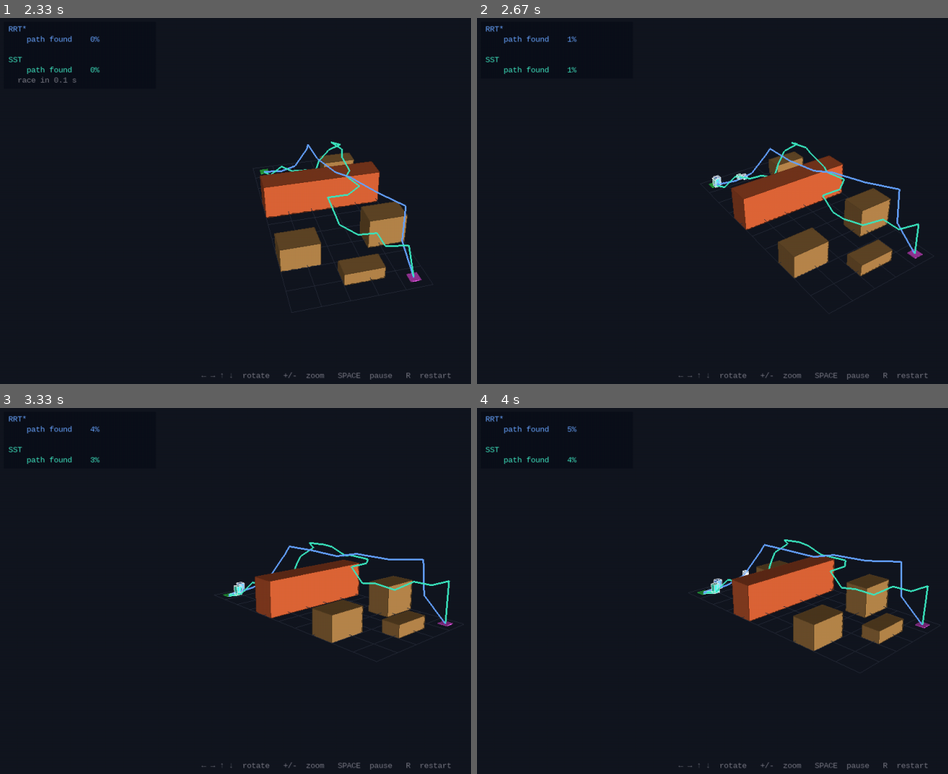
Above: before the commit, frames 1-4 (two rows, left to right).
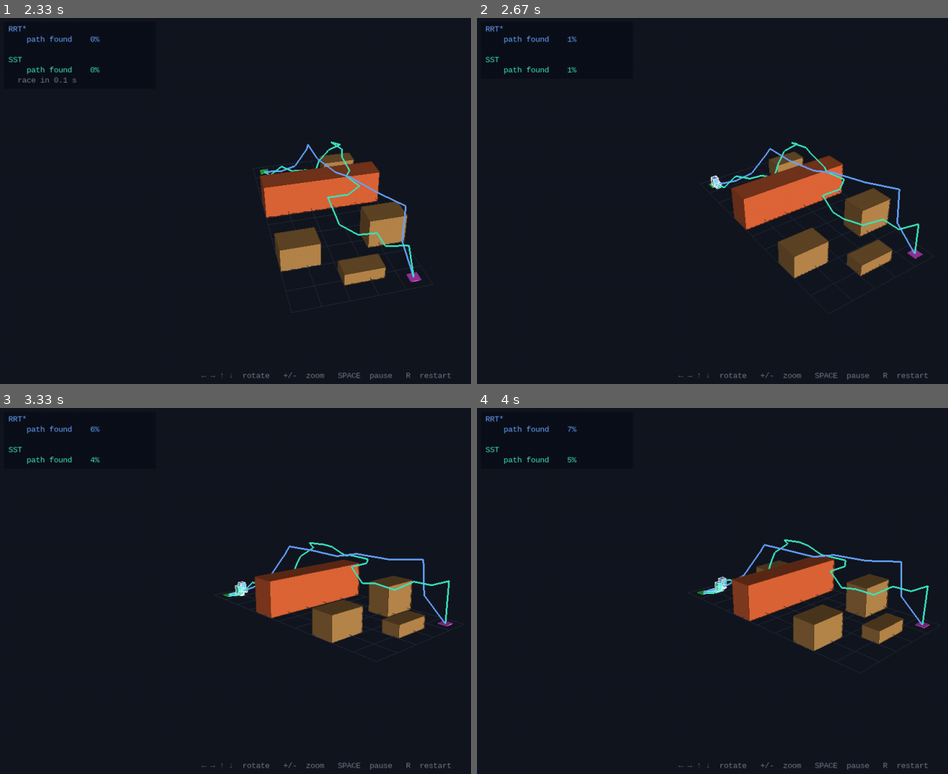
Above: after the commit, the same moments.

Repository: alexandrelheinen/arco
Game: pygame game, started from tools/simulator/main/ppp.py
Two runs of this game, one before a commit and one after it. Both use one fixed random seed, a clock stepped at 60 frames per second and the inputs below.
Inputs:
- Up to frame 1 (2.33 s): tap Space at 0.33, 0.67, 1.07, 1.37, 1.57, 1.9, 2.2 s; hold Right 1-1.47 s; hold Up 1.5-1.8 s; hold Right 1.83-2.3 s; tap - at 1.98 s
- Up to frame 2 (2.67 s): hold Left from 2.33 s (still down); tap Space at 2.4 s
- Up to frame 3 (3.33 s): tap Space at 2.7, 2.97, 3.3 s; release Left at 2.87 s; hold Down 2.9-3.2 s; hold Left from 3.23 s (still down)
- Up to frame 4 (4 s): tap - at 3.38 s; tap Space at 3.6, 3.73 s; release Left at 3.63 s; hold Up from 3.67 s (still down)

Frame 1 is identical in both runs. In frame 2, 0.1% of the frame differs, in the area x 49-58%, y 42-47%; in frame 3, 0.1%; in frame 4, 0.2%, in the area x 19-58%, y 5-51%.

Commit message:
build: add realistic parameters to the PPP robot

Diff:
--- a/tools/config/ppp.yml
+++ b/tools/config/ppp.yml
@@ -26,3 +26,26 @@
 rrt_max_sample_count: 10000
 sst_max_sample_count: 8000
 witness_radius: 0.7
+
+# ---------------------------------------------------------------------------
+# Simulation / visualisation parameters
+# ---------------------------------------------------------------------------
+
+# Speed at which the carrot target advances along the planned path (m/s).
+race_speed: 2.0
+
+# Maximum speed per prismatic joint axis (m/s).
+max_joint_vel: 3.0
+
+# Maximum acceleration per prismatic joint axis (m/s^2).
+# At dt = 0.05 s this allows ramp-up in ~0.75 s, keeping the carrot
+# only ~1.5 m ahead while producing visible corner-rounding.
+max_joint_acc: 4.0
+
+# Maximum Euclidean distance the carrot may lead the robot (m).
+# The carrot pauses when the robot lags behind this threshold,
+# preventing it from running to the goal while the robot goes straight.
+max_carrot_lag: 2.0
+
+# Robot is considered to have reached the goal when within this distance (m).
+goal_reach_dist: 0.5
--- a/tools/config/vehicle.yml
+++ b/tools/config/vehicle.yml
@@ -5,5 +5,5 @@
   max_turn_rate: 90.0  # deg/s
   max_accel: 1.5  # m/s² (safe indoor acceleration)
   max_turn_rate_dot: 3600.0  # deg/s² (very high to avoid limiting turn rate changes)
-  goal_radius: 3.0  # m (> 10 timesteps at cruise speed; robust pure-pursuit stopping)
+  goal_radius: 1.0  # m (> 10 timesteps at cruise speed; robust pure-pursuit stopping)
   curvature_gain: 3.0  # m  (v = cruise speed / (1 + gain * |κ|); 0 = constant speed)
--- a/tools/simulator/main/ppp.py
+++ b/tools/simulator/main/ppp.py
@@ -126,8 +126,6 @@
 
 _HOLD_SECS: float = 2.0
 _POST_FINISH_SECS: float = 2.5
-_RACE_SPEED: float = 1.5  # m/s along arc length
-_LOOKAHEAD_DIST: float = 3.0  # metres ahead for lookahead marker
 
 # Camera defaults
 _CAM_AZIM: float = math.radians(40)
@@ -141,7 +139,7 @@
 # Small positive epsilon used to guard against division by zero in
 # arc-length interpolation (any segment shorter than this is treated
 # as zero-length).
-_EPSILON: float = 1e-9
+_EPSILON: float = 1e-3
 
 # OpenGL colours (float 0-1)
 _C_TRAIL_RRT = (0.60, 0.80, 1.00)  # brighter variant of _C_RRT
@@ -705,56 +703,58 @@
     return path[-1].copy(), True
 
 
-def _path_trail(
-    path: list[np.ndarray],
-    arcs: list[float],
-    dist: float,
-) -> list[np.ndarray]:
-    """Return the traveled portion of *path* up to arc-length *dist*.
-
-    Args:
-        path: Ordered list of 3-D waypoints.
-        arcs: Precomputed cumulative arc lengths.
-        dist: Current arc-length distance from the path start.
-
-    Returns:
-        Sub-list of waypoints from the start up to *dist*, with a linearly
-        interpolated end point appended when *dist* falls inside a segment.
-    """
-    if dist <= 0.0 or len(path) < 2:
-        return []
-    trail: list[np.ndarray] = [path[0]]
-    for i in range(1, len(path)):
-        if arcs[i] <= dist:
-            trail.append(path[i])
+class PPPRobot:
+    """PPP gantry robot with independent per-axis velocity/acceleration limits.
+
+    Each prismatic joint (x, y, z) is driven independently toward a moving
+    carrot target on the planned path.  Acceleration limits prevent
+    instantaneous velocity changes, so the end-effector lags and rounds
+    corners — producing a visible trail that diverges from the geometric plan.
+
+    Args:
+        start: Initial 3-D end-effector position.
+        max_vel: Maximum speed per axis in m/s.
+        max_acc: Maximum acceleration per axis in m/s².
+    """
+
+    def __init__(
+        self,
+        start: np.ndarray,
+        max_vel: float,
+        max_acc: float,
+    ) -> None:
+        self.pos: np.ndarray = start.astype(float).copy()
+        self.vel: np.ndarray = np.zeros(3)
+        self._max_vel = max_vel
+        self._max_acc = max_acc
+
+    def step(self, target: np.ndarray, dt: float) -> None:
+        """Advance one timestep toward *target* with per-axis limits.
+
+        Computes the desired velocity directed at *target* at full
+        :attr:`_max_vel`, then applies a per-axis acceleration clamp so
+        velocity changes are limited to :attr:`_max_acc` * *dt* per step.
+        This causes the carrot-chasing behaviour to round path corners and
+        show visible acceleration and deceleration phases.
+
+        Args:
+            target: 3-D carrot position on the planned path.
+            dt: Integration timestep in seconds.
+        """
+        err = target - self.pos
+        dist = float(np.linalg.norm(err))
+        if dist < 1e-6:
+            desired_vel = np.zeros(3)
         else:
-            seg = arcs[i] - arcs[i - 1]
-            t = (dist - arcs[i - 1]) / max(seg, _EPSILON)
-            trail.append(path[i - 1] + t * (path[i] - path[i - 1]))
-            break
-    return trail
-
-
-def _path_lookahead(
-    path: list[np.ndarray],
-    arcs: list[float],
-    dist: float,
-    la_dist: float,
-) -> np.ndarray:
-    """Return the lookahead point *la_dist* metres ahead of *dist*.
-
-    Args:
-        path: Ordered list of 3-D waypoints.
-        arcs: Precomputed cumulative arc lengths.
-        dist: Current arc-length distance from the path start.
-        la_dist: Look-ahead distance in metres.
-
-    Returns:
-        Interpolated 3-D position on the path at ``dist + la_dist``,
-        clamped to the path end.
-    """
-    pos, _ = _path_pos(path, arcs, min(dist + la_dist, arcs[-1]))
-    return pos
+            desired_vel = (err / dist) * self._max_vel
+        # Apply a magnitude-based acceleration limit.
+        dv = desired_vel - self.vel
+        dv_norm = float(np.linalg.norm(dv))
+        max_dv = self._max_acc * dt
+        if dv_norm > max_dv:
+            dv = dv * (max_dv / dv_norm)
+        self.vel = np.clip(self.vel + dv, -self._max_vel, self._max_vel)
+        self.pos = self.pos + self.vel * dt
 
 
 def _draw_lookahead_3d(pos: np.ndarray, r: float, g: float, b: float) -> None:
@@ -782,6 +782,7 @@
 
 def run_race(
     scene: PPPScene,
+    cfg: dict,
     *,
     fps: int = 30,
     dt: float = 0.05,
@@ -794,7 +795,8 @@
     :data:`_HOLD_SECS` seconds.
 
     Phase 2 — **race**: both end-effectors advance simultaneously at
-    :data:`_RACE_SPEED` m/s; the first to reach the goal wins.
+    the ``race_speed`` configured in ``ppp.yml``; the first to reach
+    the goal wins.
 
     Phase 3 — **winner**: a banner is shown for :data:`_POST_FINISH_SECS`
     seconds before the simulation exits.
@@ -804,13 +806,20 @@
 
     Args:
         scene: Fully built :class:`~scenes.ppp.PPPScene`.
+        cfg: Configuration dict loaded from ``tools/config/ppp.yml``.
         fps: Target frame rate in frames per second.
         dt: Simulation timestep in seconds.
         record: Output MP4 path.  Empty string = interactive mode.
-        record_duration: Maximum recording duration in seconds.
+        record_duration: Maximum recording length in seconds.
     """
     recording = bool(record)
     max_frames = int(fps * record_duration)
+
+    race_speed = float(cfg["race_speed"])
+    max_joint_vel = float(cfg["max_joint_vel"])
+    max_joint_acc = float(cfg["max_joint_acc"])
+    max_carrot_lag = float(cfg["max_carrot_lag"])
+    goal_reach_dist = float(cfg["goal_reach_dist"])
 
     pygame.init()
     sw, sh = _DEFAULT_SCREEN_W, _DEFAULT_SCREEN_H
@@ -843,12 +852,15 @@
 
     # Race state
     hold_timer = 0.0
-    rrt_dist = 0.0
-    sst_dist = 0.0
-    rrt_pos = scene.start.copy()
-    sst_pos = scene.start.copy()
-    rrt_trail: list[np.ndarray] = []
-    sst_trail: list[np.ndarray] = []
+    rrt_robot = PPPRobot(scene.start, max_joint_vel, max_joint_acc)
+    sst_robot = PPPRobot(scene.start, max_joint_vel, max_joint_acc)
+    rrt_carrot_dist = 0.0
+    sst_carrot_dist = 0.0
+    rrt_carrot = scene.start.copy()
+    sst_carrot = scene.start.copy()
+    # Actual end-effector position histories (not the planned path).
+    rrt_trail: list[np.ndarray] = [scene.start.copy()]
+    sst_trail: list[np.ndarray] = [scene.start.copy()]
     rrt_done = False
     sst_done = False
     winner: str = ""
@@ -877,11 +889,15 @@
                         paused = not paused
                     elif event.key == pygame.K_r:
                         camera = Camera3D()
-                        hold_timer = rrt_dist = sst_dist = 0.0
-                        rrt_pos = scene.start.copy()
-                        sst_pos = scene.start.copy()
-                        rrt_trail = []
-                        sst_trail = []
+                        hold_timer = 0.0
+                        rrt_robot = PPPRobot(scene.start)
+                        sst_robot = PPPRobot(scene.start)
+                        rrt_carrot_dist = 0.0
+                        sst_carrot_dist = 0.0
+                        rrt_carrot = scene.start.copy()
+                        sst_carrot = scene.start.copy()
+                        rrt_trail = [scene.start.copy()]
+                        sst_trail = [scene.start.copy()]
                         rrt_done = sst_done = False
                         winner = ""
                         post_timer = 0.0
@@ -922,17 +938,41 @@
                         phase = "race"
                 elif phase == "race":
                     if rrt_path and not rrt_done:
-                        rrt_dist += _RACE_SPEED * dt
-                        rrt_pos, rrt_done = _path_pos(
-                            rrt_path, rrt_arcs, rrt_dist
+                        rrt_lag = float(
+                            np.linalg.norm(rrt_robot.pos - rrt_carrot)
                         )
-                        rrt_trail = _path_trail(rrt_path, rrt_arcs, rrt_dist)
+                        if rrt_lag < max_carrot_lag:
+                            rrt_carrot_dist = min(
+                                rrt_carrot_dist + race_speed * dt,
+                                rrt_arcs[-1],
+                            )
+                        rrt_carrot, _ = _path_pos(
+                            rrt_path, rrt_arcs, rrt_carrot_dist
+                        )
+                        rrt_robot.step(rrt_carrot, dt)
+                        rrt_trail.append(rrt_robot.pos.copy())
+                        rrt_done = (
+                            float(np.linalg.norm(rrt_robot.pos - scene.goal))
+                            < goal_reach_dist
+                        )
                     if sst_path and not sst_done:
-                        sst_dist += _RACE_SPEED * dt
-                        sst_pos, sst_done = _path_pos(
-                            sst_path, sst_arcs, sst_dist
+                        sst_lag = float(
+                            np.linalg.norm(sst_robot.pos - sst_carrot)
                         )
-                        sst_trail = _path_trail(sst_path, sst_arcs, sst_dist)
+                        if sst_lag < max_carrot_lag:
+                            sst_carrot_dist = min(
+                                sst_carrot_dist + race_speed * dt,
+                                sst_arcs[-1],
+                            )
+                        sst_carrot, _ = _path_pos(
+                            sst_path, sst_arcs, sst_carrot_dist
+                        )
+                        sst_robot.step(sst_carrot, dt)
+                        sst_trail.append(sst_robot.pos.copy())
+                        sst_done = (
+                            float(np.linalg.norm(sst_robot.pos - scene.goal))
+                            < goal_reach_dist
+                        )
                     if not winner:
                         if rrt_done and sst_done:
                             winner = "TIE!"
@@ -1009,29 +1049,23 @@
                 )
 
             if phase in ("race", "done"):
-                # Lookahead markers (only while racing, not after finish).
+                # Carrot markers — the target the robot is chasing.
                 if phase == "race":
                     if rrt_path and not rrt_done:
-                        la_rrt = _path_lookahead(
-                            rrt_path, rrt_arcs, rrt_dist, _LOOKAHEAD_DIST
-                        )
-                        _draw_lookahead_3d(la_rrt, *_C_LA_RRT)
+                        _draw_lookahead_3d(rrt_carrot, *_C_LA_RRT)
                     if sst_path and not sst_done:
-                        la_sst = _path_lookahead(
-                            sst_path, sst_arcs, sst_dist, _LOOKAHEAD_DIST
-                        )
-                        _draw_lookahead_3d(la_sst, *_C_LA_SST)
-                _draw_effector(rrt_pos, *_C_RRT)
-                _draw_effector(sst_pos, *_C_SST)
+                        _draw_lookahead_3d(sst_carrot, *_C_LA_SST)
+                _draw_effector(rrt_robot.pos, *_C_RRT)
+                _draw_effector(sst_robot.pos, *_C_SST)
 
             # --- 2-D HUD overlay ----------------------------------------
             rrt_pct = (
-                min(100, int(100 * rrt_dist / max(rrt_arcs[-1], 1e-6)))
+                min(100, int(100 * rrt_carrot_dist / max(rrt_arcs[-1], 1e-6)))
                 if rrt_path
                 else 0
             )
             sst_pct = (
-                min(100, int(100 * sst_dist / max(sst_arcs[-1], 1e-6)))
+                min(100, int(100 * sst_carrot_dist / max(sst_arcs[-1], 1e-6)))
                 if sst_path
                 else 0
             )
@@ -1125,6 +1159,7 @@
     scene = PPPScene(cfg)
     run_race(
         scene,
+        cfg,
         fps=args.fps,
         record=args.record,
         record_duration=args.record_duration,
